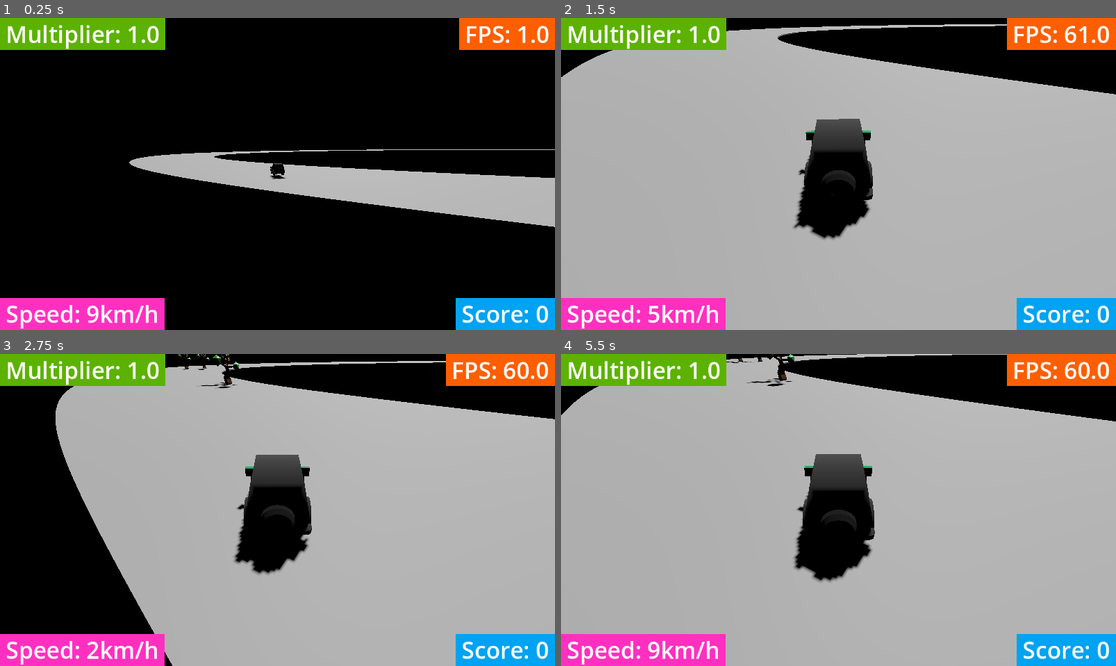
Above: before the commit, frames 1-4 (two rows, left to right).
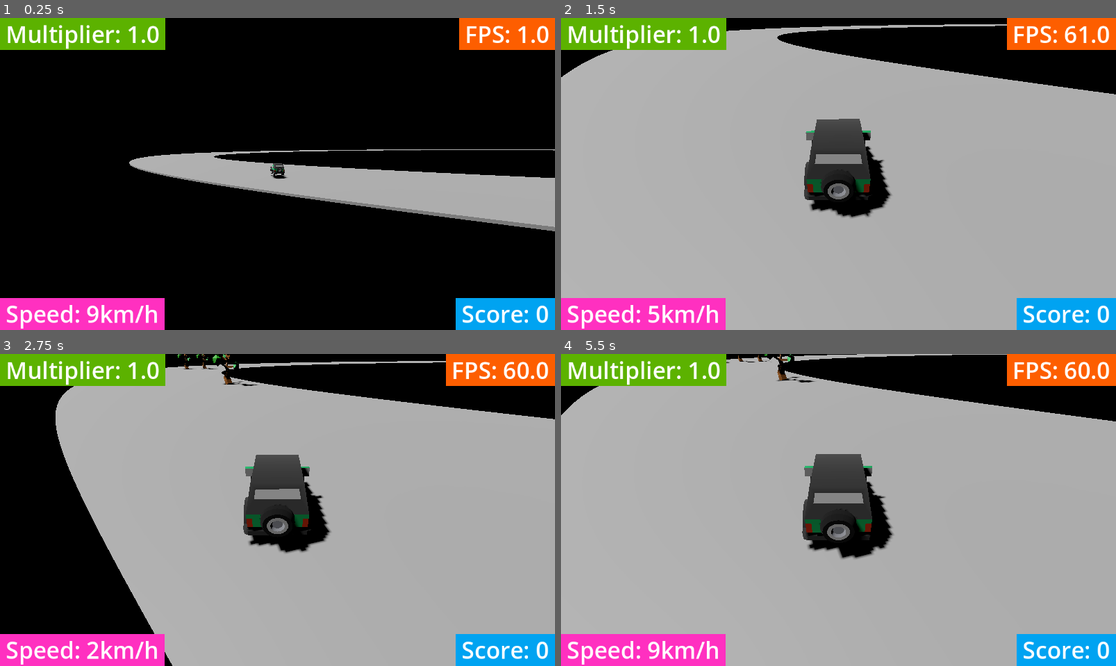
Above: after the commit, the same moments.

Repository: VriskaSekret/car_game
Game: Godot game, scene res://scenes/test_scene.tscn
Two runs of this game, one before a commit and one after it. Both use one fixed random seed, a clock stepped at 60 frames per second and the inputs below.
Inputs:
- Up to frame 1 (0.25 s): no input
- Up to frame 2 (1.5 s): hold D (steer_right) 0.53-1.28 s; tap Space at 0.77 s; hold S (brake) from 1.28 s (still down)
- Up to frame 3 (2.75 s): tap Space at 1.52 s; release S (brake) at 2.03 s; hold D (steer_right) from 2.03 s (still down)
- Up to frame 4 (5.5 s): release D (steer_right) at 2.78 s; hold W (accelerate) 2.78-3.53 s; tap Space at 3.02, 3.77, 4.52 s; hold A (steer_left) 3.53-5.03 s; hold S (brake) from 5.03 s (still down)

The runs differ from the first frame. In frame 1, 0.8% of the frame differs, in the area x 23-100%, y 42-69%; in frame 2, 2.8%; in frame 3, 3.0%; in frame 4, 3.3%, in the area x 29-60%, y 0-74%.

Commit message:
light better

Diff:
--- a/scenes/test_scene.tscn
+++ b/scenes/test_scene.tscn
@@ -46,7 +46,7 @@
 [node name="TestScene" type="Node3D"]
 
 [node name="DirectionalLight3D" type="DirectionalLight3D" parent="."]
-transform = Transform3D(-0.866025, -0.433013, 0.25, 0, 0.5, 0.866025, -0.5, 0.75, -0.433013, 0, 0, 0)
+transform = Transform3D(0.287294, 0.829516, -0.478921, 0, 0.5, 0.866025, 0.957843, -0.248804, 0.143647, 0, 274.249, 0)
 shadow_enabled = true
 
 [node name="WorldEnvironment" type="WorldEnvironment" parent="."]
